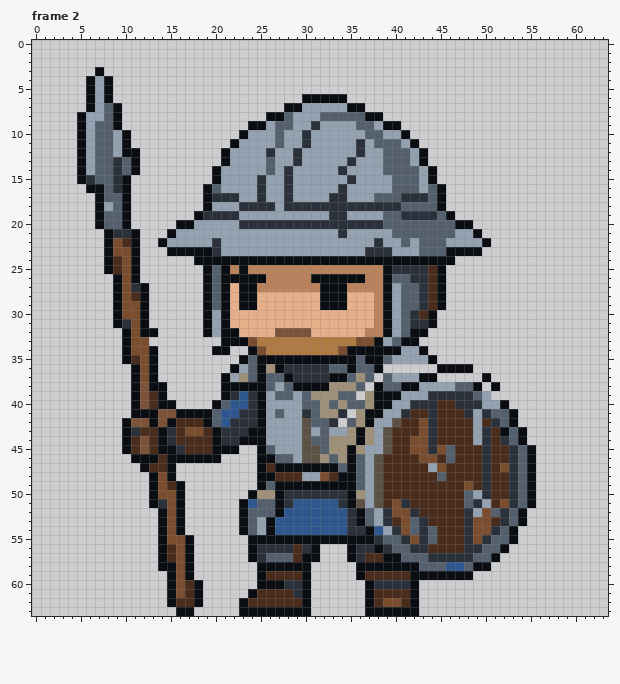
A pixel-art file gets an edit: ArtSource/RemainingCast/Idles/SpearGuard_Idle.aseprite. Above, as it was before the edit.
64x64 pixels, 9 frames. Shown: frame 2. The commit also changed other frames, which this record leaves out.
And afterwards:
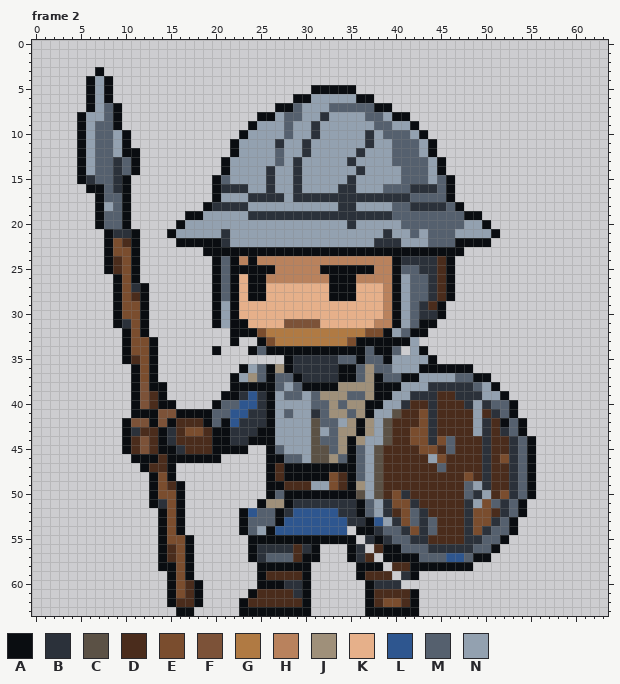
Palette (. is transparent): A #0a0d11  B #2b313a  C #5b5145  D #4a2c1c  E #7a4d2e  F #7c5238  G #b07a43  H #b9825d  J #9f907a  K #e6b08a  L #2e568f  M #55606e  N #93a1b0
Difference:
Changed rows in their new state; - is an unchanged pixel.
Frame 2:
first column x 13:
 5 ------------------AAAAA--------------------
 6 ----------------A-NNNNNAA------------------
 7 --------------A-M---MMMMMAA----------------
 8 ------------A-N-M--BNNNNMMNAA--------------
 9 ------------N-N--------NNMMNNA-------------
10 --------------NM-NB-----BNMMMNA------------
11 --------------B--------NBNN-MMNA-----------
12 --------.A---NM-NB--------N--MNA-----------
13 -------------NM-----------N--MMNA----------
14 -------.A----B-NB----N-B--NN--MNA----------
15 --------M---NB-NB----------N--MNMA---------
16 ------.ABBB-NB-NB-----B---M--BBBMA---------
17 ------.ANN-B-BBNBBBB--BBBBBB-MM-MA---------
18 -------BBB-NNN-NNNNNN--NNNNM-BBBBMA--------
19 ----A-NNNN-BBBBBBBBB--BBBBB-MMMM-MMAA------
20 ----N-----NNNNNNNNNNNN-NNNNN------MNNA-----
21 --------B------------N----BNN-N-----NNA----
22 -..AAAAAB-----------------BBN-N--MAAA------
23 --....-AAAAAAAAAAAAAAAAAAAAAAAAAA--..------
24 -----..-M-H-HHHHHHHHHHHHHHH-BBBBD----------
25 ------.AMA-AAA-----AAAAAA-HAMM-BDA---------
26 ------.AM-K-------HH---H--HANMMBDA---------
27 ------.AMAK-AKKKKKKK--AKKKHAN-MBDA---------
28 ------.AMAK-A------K--A--KHAN-MBDA---------
29 ------.ANAKK-------KKK---KHAN--------------
30 ------.ANA---------------KHANMBBA----------
31 ------.ANAA----FFFF-------HANMA------------
32 .-----...-AAEGGGGGGGGGGGEE-----------------
33 A-------.-..AE--------EAA-AA-N-------------
34 --------.---MAAAAAAAAA--M--M.--------------
35 ----------.....-BBBBBMMAMMA----------------
36 ---------.ANMAJA----BA--JMMNNNAA-----------
37 --------.ANJMA-MA---B-AMJA-MAANNNNMMA------
38 --------.----AMNM---A--JJ-AANN-BBBBBMN-----
39 ---------ABLBAN-MNM--J-M---N-BB-DD--B-NA---
40 ---------M-LBA---N-MJMJJA-N-BDD---D-NBMMA--
41 --------M-L-BANM-NBM-JM--N-CD-E----D-DB----
42 --------AL--BA---NC-MNJAJ-CD---------BDAMA-
43 --------A--B-A---NCNMJ-------E---------B---
44 --------A-B--A---NC-M-AJN-------EM--D--DBMA
45 ----------A-.AM--N-CM--M-CD--D-ED----------
46 ------------.-A-MN-CJM--------DNED-----E---
47 ------------.AD------A---------DM------D---
48 ------------.--AAAAAED----------D--E-------
49 ------------.A-DDDNNED-J-----------MN------
50 -----------..AMAAAAAAA-C---EB-------BN-E---
51 ----------..AJJABBBBB-BAMNB-EB-----BNEMBMA.
52 -----------L---B-----B-----D-MB-----E-D----
53 ------------MMA--------BALNB---M------BMA.-
54 ----------------------.A-BMMBE-------BM----
55 -----------------------.BAB-MB-D----BM-A.--
56 ------------------------.DAA-MMBBBB-M-A.---
57 -------------------------.--AA-MMLLMAA.----
58 --------------------------.DD-AAAAAA..-----
59 ---------------------------.B-......-------
60 ----------------------------..-------------
